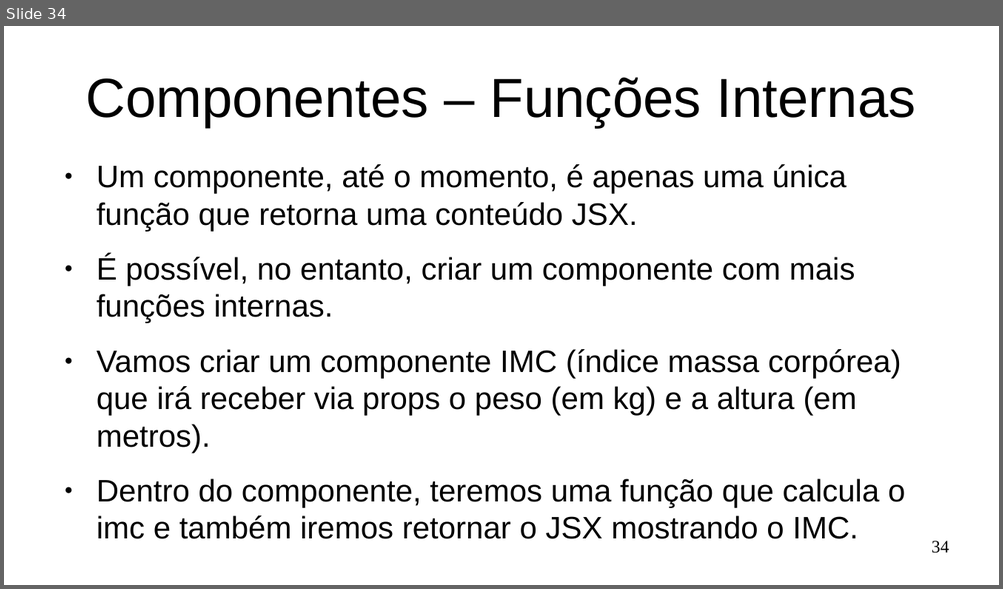
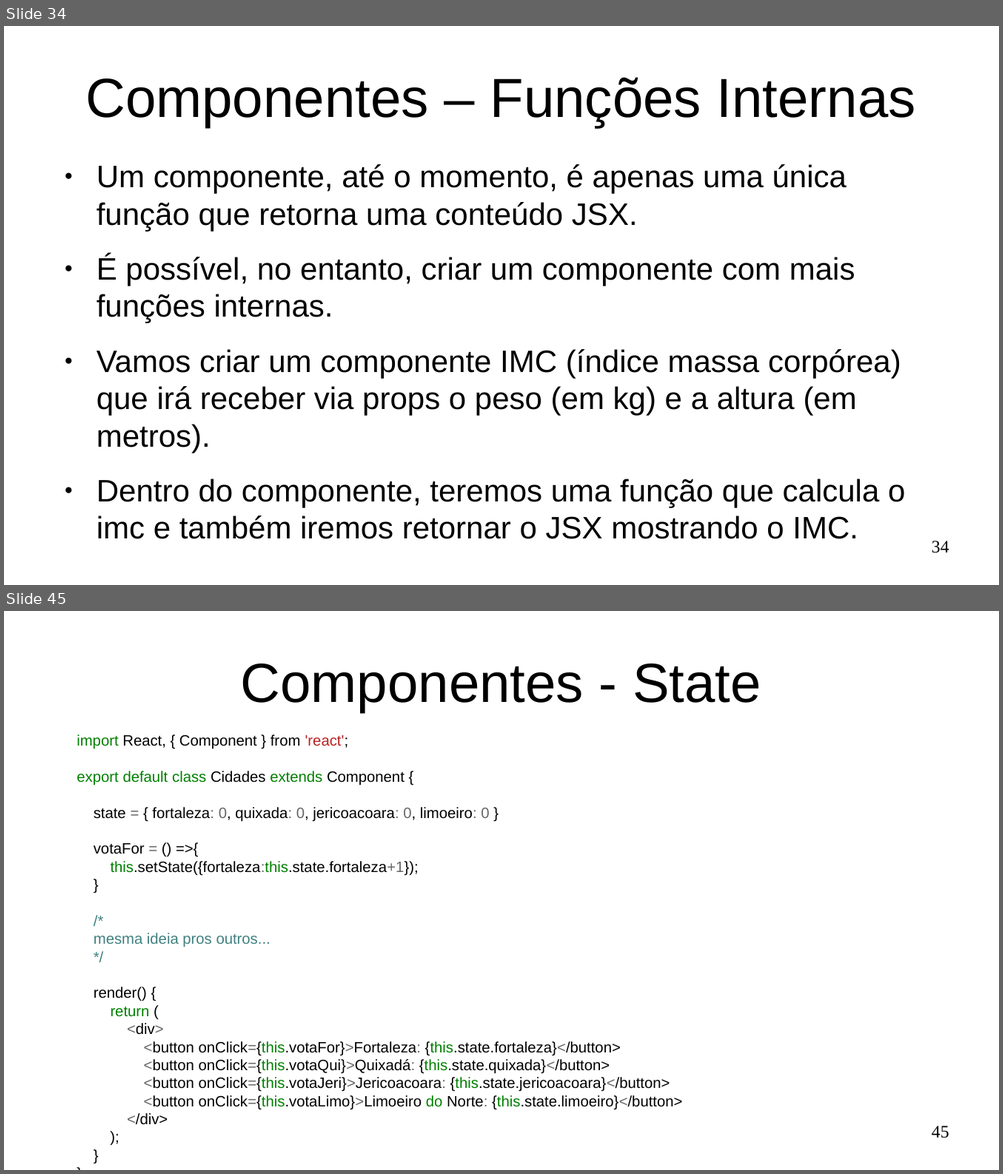
Before and after one commit to Marques-Dev/WEB_2020-1, a slide deck: SLIDES/aula01.odp. Shown one above the other, each under a label of ours: slide 34 before the commit, slides 34 and 45 after it; the slides between them are not shown. The pictures are 1003x589 and 1003x1174 pixels, drawn with LibreOffice and Linux fonts; fonts in the diff are those of the drawing. Boxes give left, top, right and bottom in pixels: in the first picture for what was removed or moved away, otherwise in the second. Text is boxed around its words. In the diff, an @@ line names an element or a change of style, - is before the commit and + after.

```diff
--- a/SLIDES/aula01.odp
+++ b/SLIDES/aula01.odp
@@ slide 45 added at [4, 611, 999, 1170], background #FFFFFF @@
@@ title added at [241, 664, 761, 712], 44 pt, text #000000 @@
+Componentes - State
@@ text added at [77, 735, 682, 1125], 12 pt, text #000000 @@
+import React, { Component } from 'react';
+export default class Cidades extends Component {
+state = { fortaleza: 0, quixada: 0, jericoacoara: 0, limoeiro: 0 }
+votaFor = () =>{
+this.setState({fortaleza:this.state.fortaleza+1});
+}
+/*
+mesma ideia pros outros...
+*/
+render() {
+return (
+<div>
+<button onClick={this.votaFor}>Fortaleza: {this.state.fortaleza}</button>
+<button onClick={this.votaQui}>Quixadá: {this.state.quixada}</button>
+<button onClick={this.votaJeri}>Jericoacoara: {this.state.jericoacoara}</button>
+<button onClick={this.votaLimo}>Limoeiro do Norte: {this.state.limoeiro}</button>
+</div>
+);
+}
+}
@@ page number added at [931, 1126, 949, 1139], 14 pt, text #000000 @@
+45
```
Also in this commit, not shown: 10 slides changed, 7 other slides added, 5 slides removed, 5 other files.
